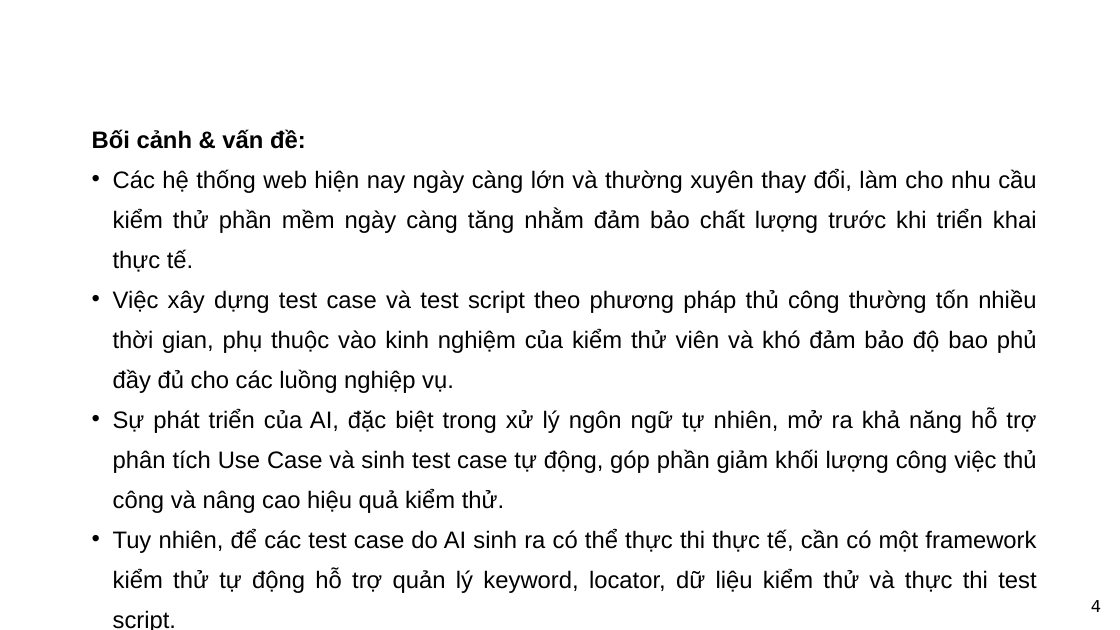
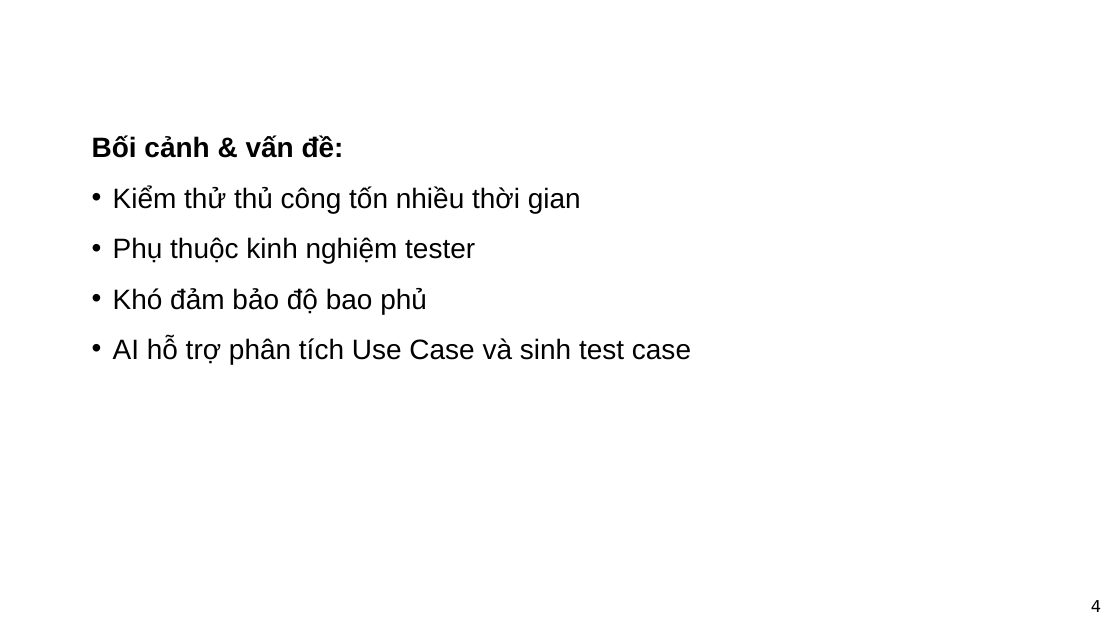
Before and after one commit to LeThiAnh06042004/DoAn4, a slide deck: slide 4 of docs/Đồ án tốt nghiệp/12522012_LeThiAnh_PPThuyetTrinh_V2.pptx. Drawn at 1120x630 pixels with LibreOffice and Linux fonts; fonts in the diff are those of the drawing; background and template pictures are left out. Boxes give left, top, right and bottom in pixels: in the first picture for what was removed or moved away, otherwise in the second. Text is boxed around its words. In the diff, an @@ line names an element or a change of style, - is before the commit and + after.

```diff
--- a/docs/Đồ án tốt nghiệp/12522012_LeThiAnh_PPThuyetTrinh_V2.pptx
+++ b/docs/Đồ án tốt nghiệp/12522012_LeThiAnh_PPThuyetTrinh_V2.pptx
@@ text at <box>92,136,294,158</box>: size 20.4 to 24 pt in "Bối cảnh & vấn đề:"; line spacing 1.4 to 1.5 @@
@@ text at <box>113,186,691,364</box>: text changed; size 20.4 to 24 pt @@
-• Các hệ thống web hiện nay ngày càng lớn và thường xuyên thay đổi, làm cho nhu cầu kiểm thử phần mềm ngày càng tăng nhằm đảm bảo chất lượng trước khi triển khai thực tế.
-• Việc xây dựng test case và test script theo phương pháp thủ công thường tốn nhiều thời gian, phụ thuộc vào kinh nghiệm của kiểm thử viên và khó đảm bảo độ bao phủ đầy đủ cho các luồng nghiệp vụ.
-• Sự phát triển của AI, đặc biệt trong xử lý ngôn ngữ tự nhiên, mở ra khả năng hỗ trợ phân tích Use Case và sinh test case tự động, góp phần giảm khối lượng công việc thủ công và nâng cao hiệu quả kiểm thử.
-• Tuy nhiên, để các test case do AI sinh ra có thể thực thi thực tế, cần có một framework kiểm thử tự động hỗ trợ quản lý keyword, locator, dữ liệu kiểm thử và thực thi test script.
+• Kiểm thử thủ công tốn nhiều thời gian
+• Phụ thuộc kinh nghiệm tester
+• Khó đảm bảo độ bao phủ
+• AI hỗ trợ phân tích Use Case và sinh test case
```
Also in this commit, not shown: 10 other slides changed, 3 slides added, 2 slides removed, 16 other files.
